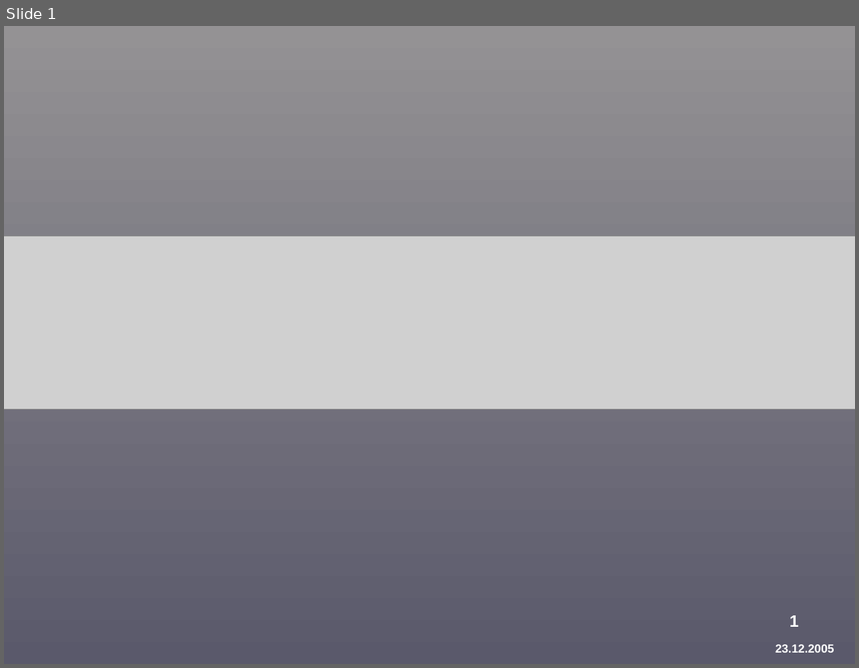
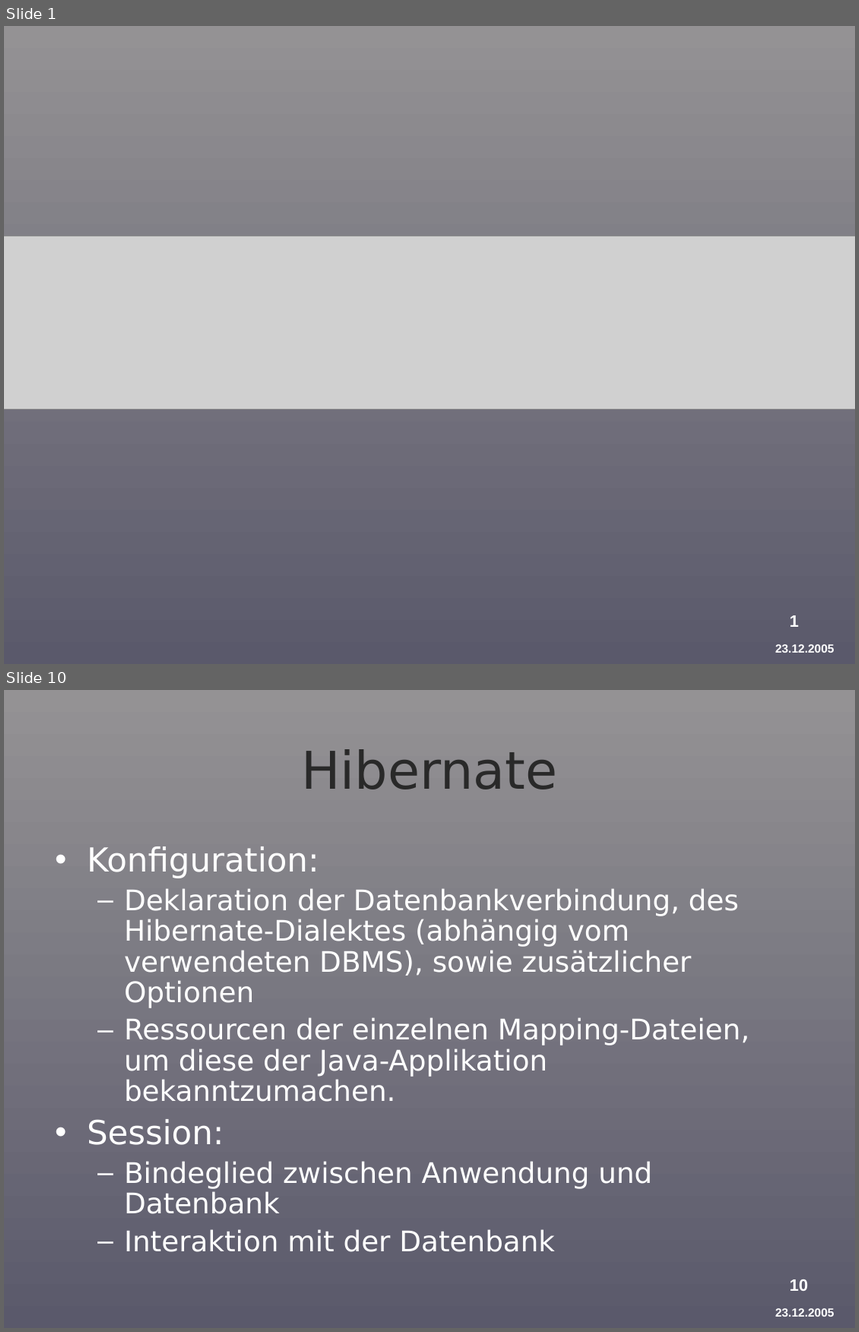
Before and after one commit to BackupTheBerlios/provirent-svn, a slide deck: docu/präsentation/Provirent-Vortrag-3-Forstner.ppt. Shown one above the other, each under a label of ours: slide 1 before the commit, slides 1 and 10 after it; the slides between them are not shown. The pictures are 859x668 and 859x1332 pixels, drawn with LibreOffice and Linux fonts; fonts in the diff are those of the drawing; grey boxes stand for pictures; background and template pictures are left out. Boxes give left, top, right and bottom in pixels: in the first picture for what was removed or moved away, otherwise in the second. Text is boxed around its words. In the diff, an @@ line names an element or a change of style, - is before the commit and + after.

```diff
--- a/docu/präsentation/Provirent-Vortrag-3-Forstner.ppt
+++ b/docu/präsentation/Provirent-Vortrag-3-Forstner.ppt
@@ slide 10 added at bbox=[4, 690, 855, 1328], background gradient #949294 to #5A596B; not listed: 2 template elements that a slide beside it also shows @@
@@ title added at bbox=[301, 749, 557, 790], 44 pt, text #292929 @@
+Hibernate
@@ text added at bbox=[87, 847, 750, 1252], 24 pt, text #FFFFFF @@
+• Konfiguration:
+  – Deklaration der Datenbankverbindung, des Hibernate-Dialektes (abhängig vom verwendeten DBMS), sowie zusätzlicher Optionen
+  – Ressourcen der einzelnen Mapping-Dateien, um diese der Java-Applikation bekanntzumachen.
+• Session:
+  – Bindeglied zwischen Anwendung und Datenbank
+  – Interaktion mit der Datenbank
```
Also in this commit, not shown: 1 slide changed, 8 other slides added, 2 slides removed.
